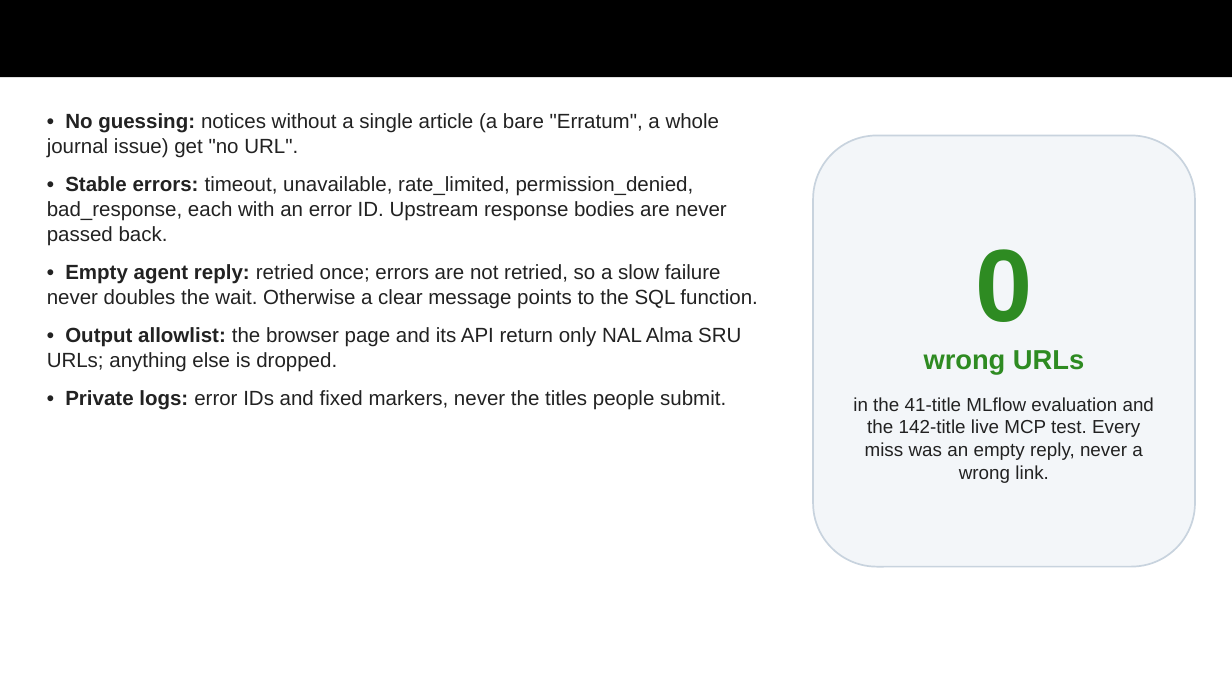
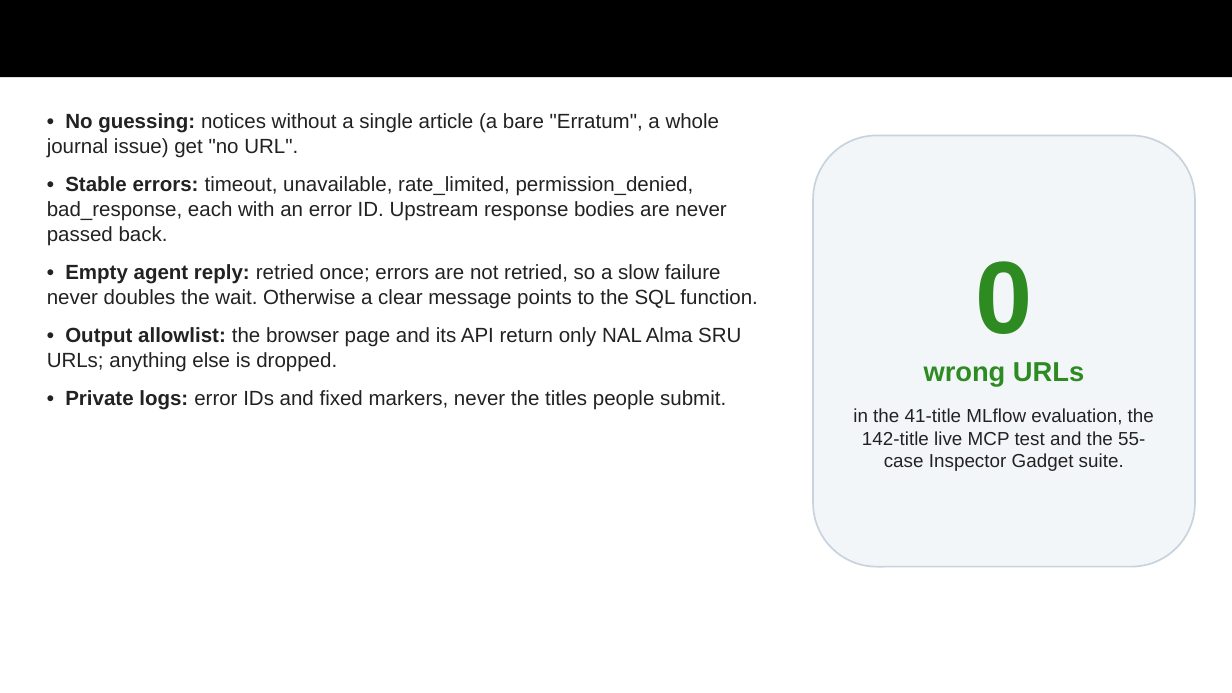
Before and after one commit to AmandaZXu-USDA/mcp-hackathon-demo-sru, a slide deck: slide 8 of submission/GSA-MCP-Hackathon-mcp-sru-syntax.pptx (slide 7 before the commit). Drawn at 1232x693 pixels with LibreOffice and Linux fonts; fonts in the diff are those of the drawing. Boxes give left, top, right and bottom in pixels: in the first picture for what was removed or moved away, otherwise in the second. Text is boxed around its words. In the diff, an @@ line names an element or a change of style, - is before the commit and + after.

Commit message:
Presentation refined to the judging criteria: 20 slides with a criteria map, code organization and agent-goal tool design slides, eight-layer evaluation setup, current numbers (157 + 75 tests, 142/142, 41/41) and the two-app Playground demo

```diff
--- a/submission/GSA-MCP-Hackathon-mcp-sru-syntax.pptx
+++ b/submission/GSA-MCP-Hackathon-mcp-sru-syntax.pptx
@@ text in rounded rectangle at [853,408,1154,471]: text changed @@
-in the 41-title MLflow evaluation and the 142-title live MCP test. Every miss was an empty reply, never a wrong link.
+in the 41-title MLflow evaluation, the 142-title live MCP test and the 55-case Inspector Gadget suite.
```
Also in this commit, not shown: 6 other slides changed, 3 slides added, 1 other file.
